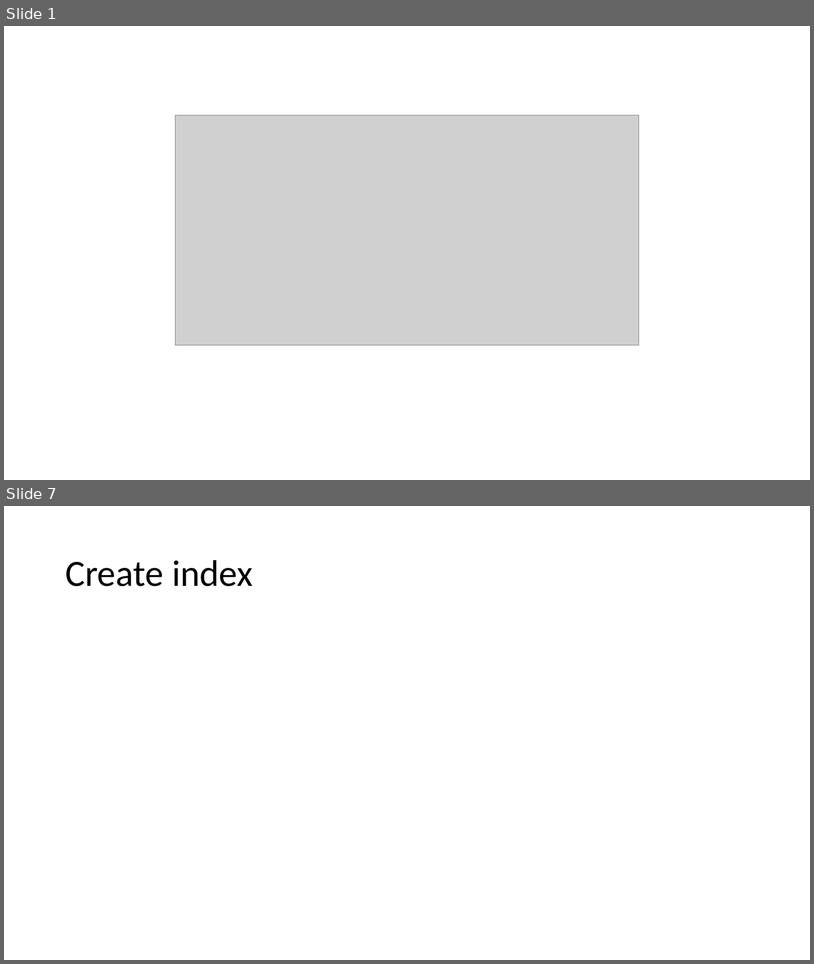
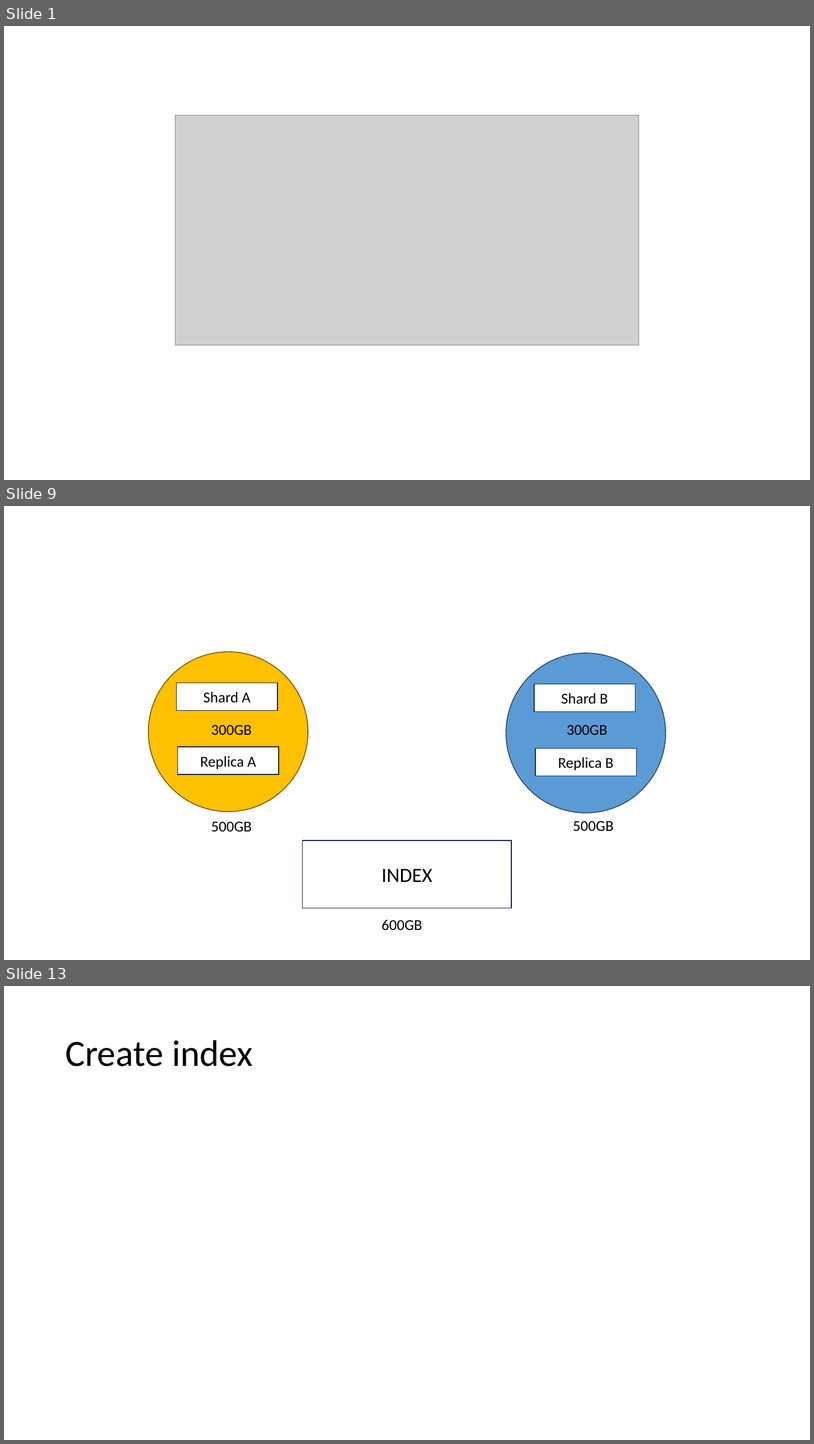
Before and after one commit to trunganhvu/Elasticsearch, a slide deck: SlideElasticSearch.pptx. Shown one above the other, each under a label of ours: slides 1 and 7 before the commit, slides 1, 9 and 13 after it; the slides between them are not shown. The pictures are 814x964 and 814x1444 pixels, drawn with LibreOffice and Linux fonts; fonts in the diff are those of the drawing; grey boxes stand for pictures. Boxes give left, top, right and bottom in pixels: in the first picture for what was removed or moved away, otherwise in the second. Text is boxed around its words. In the diff, an @@ line names an element or a change of style, - is before the commit and + after.

```diff
--- a/SlideElasticSearch.pptx
+++ b/SlideElasticSearch.pptx
@@ slide 9 added at (4, 506, 810, 960), background #FFFFFF @@
@@ ellipse added at (149, 652, 308, 811), fill #FFC000, outline #705400 1 pt @@
@@ ellipse added at (506, 653, 666, 813), fill #5B9BD5, outline #28445D 1 pt @@
@@ rectangle added at (176, 682, 278, 711), fill #FFFFFF, outline #1E3256 1 pt, 18 pt, text #000000 @@
+Shard A
@@ rectangle added at (534, 684, 636, 712), fill #FFFFFF, outline #1E3256 1 pt, 18 pt, text #000000 @@
+Shard B
@@ text added at (211, 724, 252, 735), 18 pt, text #000000 @@
+300GB
@@ text added at (567, 724, 608, 735), 18 pt, text #000000 @@
+300GB
@@ rectangle added at (177, 747, 279, 775), fill #FFFFFF, outline #1E3256 1 pt, 18 pt, text #000000 @@
+Replica A
@@ rectangle added at (536, 748, 637, 776), fill #FFFFFF, outline #1E3256 1 pt, 18 pt, text #000000 @@
+Replica B
@@ text added at (211, 821, 252, 831), 18 pt, text #000000 @@
+500GB
@@ text added at (573, 820, 614, 831), 18 pt, text #000000 @@
+500GB
@@ rectangle added at (303, 841, 512, 908), outline #1E3256 1 pt, 24 pt, text #000000 @@
+INDEX
@@ text added at (382, 919, 423, 930), 18 pt, text #000000 @@
+600GB
@@ what was slide 7 is now slide 13 @@
```
Also in this commit, not shown: 1 slide changed, 9 other slides added, 4 slides removed.
